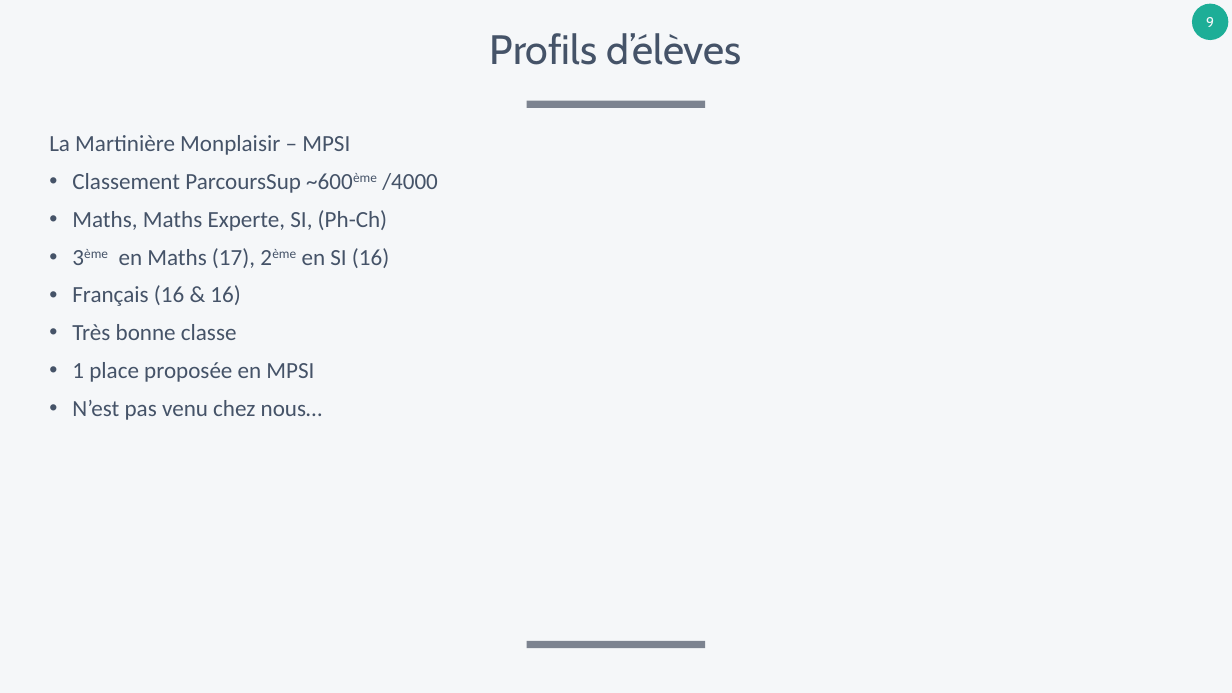
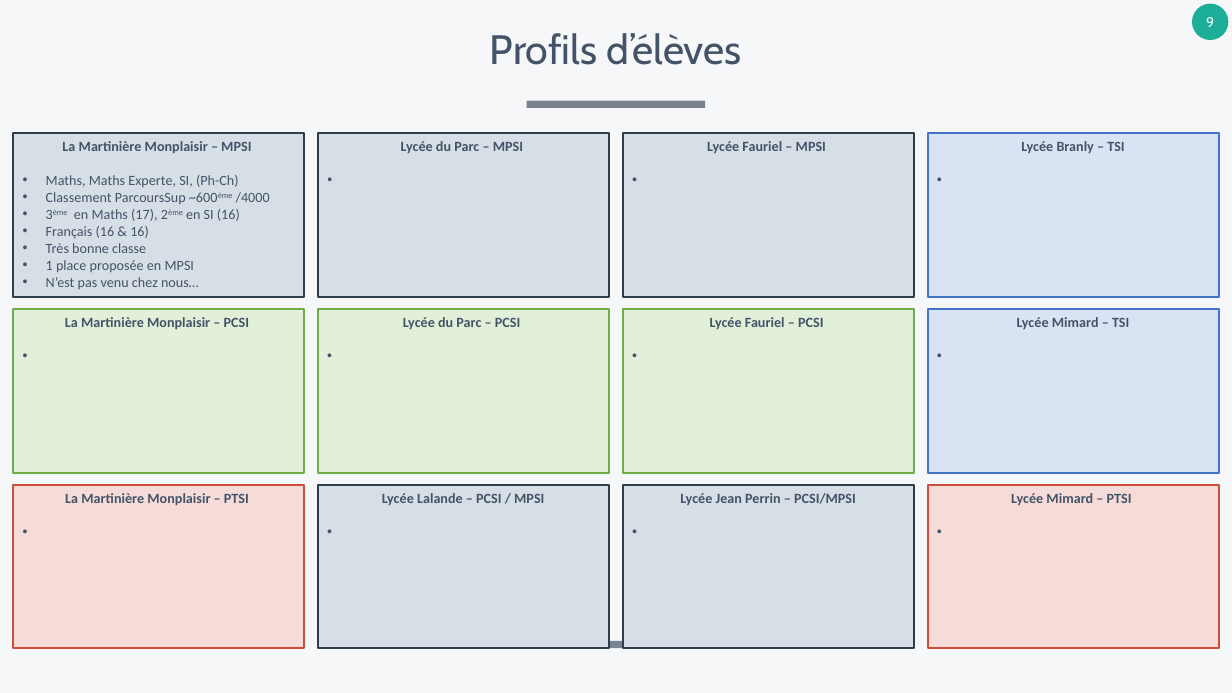
Before and after one commit to xpessoles/SI_Dev, a slide deck: slide 9 of Orientation/Orientation_PostBac.pptx. Drawn at 1232x693 pixels with LibreOffice and Linux fonts; fonts in the diff are those of the drawing. Boxes give left, top, right and bottom in pixels: in the first picture for what was removed or moved away, otherwise in the second. Text is boxed around its words. In the diff, an @@ line names an element or a change of style, - is before the commit and + after.

```diff
--- a/Orientation/Orientation_PostBac.pptx
+++ b/Orientation/Orientation_PostBac.pptx
@@ text "La Martinière Monplaisir – MPSI": place and size @@
-text "La Martinière Monplaisir – MPSI" at (49,135,438,420)
+text "La Martinière Monplaisir – MPSI" at (13,133,304,297)
@@ text "La Martinière Monplaisir – MPSI" at (13,133,304,297): fill none to #D6DEE6; outline none to #2E3E4D 1.5 pt @@
@@ text at (46,141,270,289): size 18 to 11 pt in "La Martinière Monplaisir – MPSI", "Classement ParcoursSup ~600ème /4000", "3ème en Maths (17), 2ème en SI ...", "Français (16 & 16)" and 3 more places; bold on in "La Martinière Monplaisir – MPSI"; alignment left to centre; line spacing 0.9 to 1; less space between paragraphs @@
@@ rectangle added at (318,133,609,297), fill #D6DEE6, outline #2E3E4D 1.5 pt, 11 pt, text #455368, bold @@
+Lycée du Parc – MPSI
@@ rectangle added at (623,133,914,297), fill #D6DEE6, outline #2E3E4D 1.5 pt, 11 pt, text #455368, bold @@
+Lycée Fauriel – MPSI
@@ rectangle added at (928,133,1219,297), fill #DAE3F3, outline #4472C4 1.5 pt, 11 pt, text #455368, bold @@
+Lycée Branly – TSI
@@ text at (46,175,239,187): paragraph added @@
+• Maths, Maths Experte, SI, (Ph-Ch)
@@ text at (72,210,388,231): paragraph removed @@
-• Maths, Maths Experte, SI, (Ph-Ch)
@@ rectangle added at (13,309,304,472), fill #E2F0D9, outline #70AD47 1.5 pt, 11 pt, text #455368, bold @@
+La Martinière Monplaisir – PCSI
@@ rectangle added at (318,309,609,472), fill #E2F0D9, outline #70AD47 1.5 pt, 11 pt, text #455368, bold @@
+Lycée du Parc – PCSI
@@ rectangle added at (623,309,914,472), fill #E2F0D9, outline #70AD47 1.5 pt, 11 pt, text #455368, bold @@
+Lycée Fauriel – PCSI
@@ rectangle added at (928,309,1219,472), fill #DAE3F3, outline #4472C4 1.5 pt, 11 pt, text #455368, bold @@
+Lycée Mimard – TSI
@@ rectangle added at (13,485,304,649), fill #F5DCD8, outline #CB4E3D 1.5 pt, 11 pt, text #455368, bold @@
+La Martinière Monplaisir – PTSI
@@ rectangle added at (318,485,609,649), fill #D6DEE6, outline #2E3E4D 1.5 pt, 11 pt, text #455368, bold @@
+Lycée Lalande – PCSI / MPSI
@@ rectangle added at (623,485,914,649), fill #D6DEE6, outline #2E3E4D 1.5 pt, 11 pt, text #455368, bold @@
+Lycée Jean Perrin – PCSI/MPSI
@@ rectangle added at (928,485,1219,649), fill #F5DCD8, outline #CB4E3D 1.5 pt, 11 pt, text #455368, bold @@
+Lycée Mimard – PTSI
```
Also in this commit, not shown: 3 other slides changed, 10 slides added.
